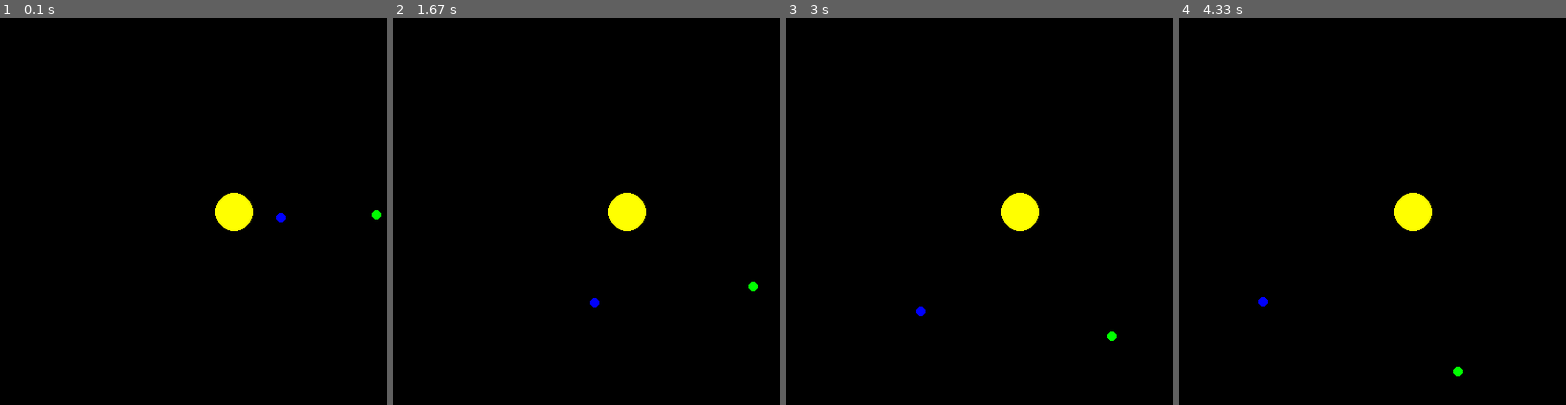
Above: before the commit, frames 1-4 (left to right).
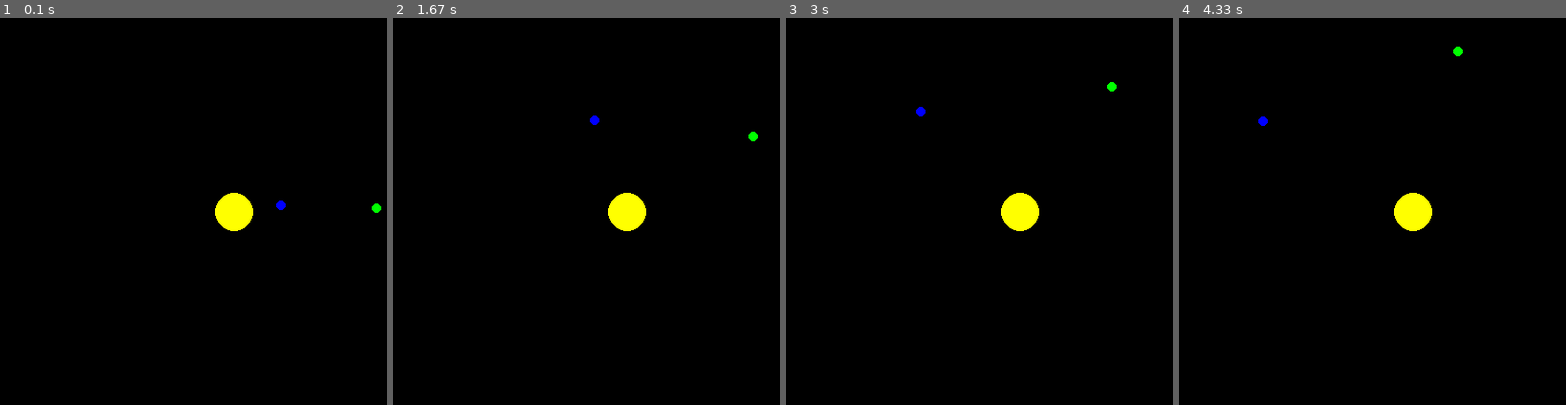
Above: after the commit, the same moments.

Repository: cdfricke/PyGame
Game: pygame game, started from three_body.py
The game is run twice, just before and just after one commit, with the same random seed, the same clock (stepped at 60 frames per second) and the same inputs.
Inputs:
- Up to frame 1 (0.1 s): no input
- Up to frame 2 (1.67 s): no input
- Up to frame 3 (3 s): no input
- Up to frame 4 (4.33 s): no input

The runs differ from the first frame. In frame 1, 0.2% of the frame differs, in the area x 71-99%, y 47-53%; in frame 2, 0.2%, in the area x 50-95%, y 25-75%; in frame 3, 0.2%; in frame 4, 0.2%.

Commit message:
three_body.py v1

Diff:
--- a/multi_orbit.py
+++ b/three_body.py
@@ -1,7 +1,7 @@
-# File: multi-orbit.py
+# File: three_body.py
 # Programmer: Connor Fricke (cd.fricke23@gmail.com)
 # Last Revision:
-#   29-FEB-2024 --> Created
+#   29-FEB-2024 --> Created, v1
 
 import pygame
 HEIGHT = 720
@@ -50,24 +50,25 @@
         aVec = ((GRAV * accelerator.MASS) / (r*r*r)) * rVec
         return aVec
 
-    def update(self, deltaTime, accelerator):
-        # update acceleration, velocity, and position
-        self.acceleration = self.getAccel(accelerator)
-        self.velocity += self.acceleration
-        self.position += self.velocity * deltaTime
+    def update(self, deltaTime, acceleratorArray):
+        for accelerator in acceleratorArray:
+            # update acceleration, velocity, and position
+            self.acceleration = self.getAccel(accelerator)
+            self.velocity += self.acceleration
+            self.position += self.velocity * deltaTime
 
 
 # ***** INITIAL CONDITIONS *****
-STARTVEL = (100*yhat)
+STARTVEL = -(100*yhat)
 STARTPOS = center + (50*xhat)
 
 # orbitor1 object
-orbitor1 = Object(mass=5.0, color="blue", radius=5.0)
+orbitor1 = Object(mass=1.0, color="blue", radius=5.0)
 orbitor1.position = STARTPOS
 orbitor1.velocity = STARTVEL
 
 # orbitor2 object
-orbitor2 = Object(mass=5.0, color="green", radius=5.0)
+orbitor2 = Object(mass=1.0, color="green", radius=5.0)
 orbitor2.position = STARTPOS + (100*xhat)
 orbitor2.velocity = 0.5*STARTVEL
 
@@ -78,6 +79,8 @@
 objArray = []
 objArray.append(orbitor1)
 objArray.append(orbitor2)
+
+sunArray = [sun]
 
 # ***** GAME LOOP *****
 while running:
@@ -93,7 +96,7 @@
     sun.draw()
     for obj in objArray:
         obj.draw()
-        obj.update(dt, sun)
+        obj.update(dt, sunArray)
 
     # IF NECESSARY, reverse direction at edges
     #if ( (orbitor1.position.y - orbitor1.RADIUS) < 0 or (orbitor1.position.y + orbitor1.RADIUS) > screen.get_height()):
Not shown, changed: build.ps1
